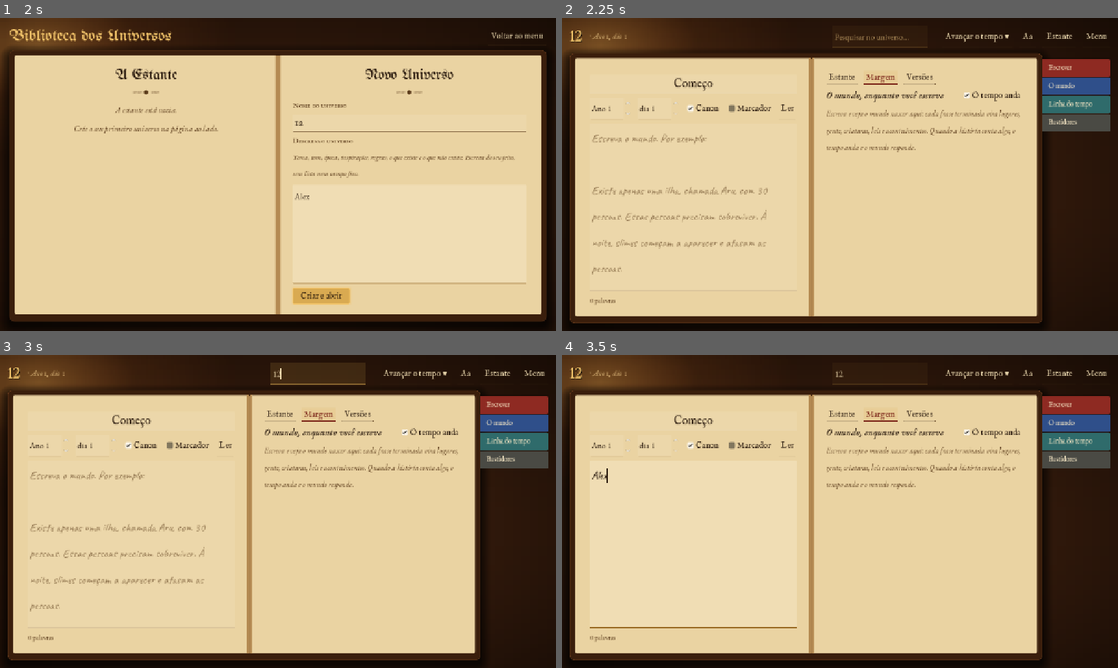
Above: before the commit, frames 1-4 (two rows, left to right).
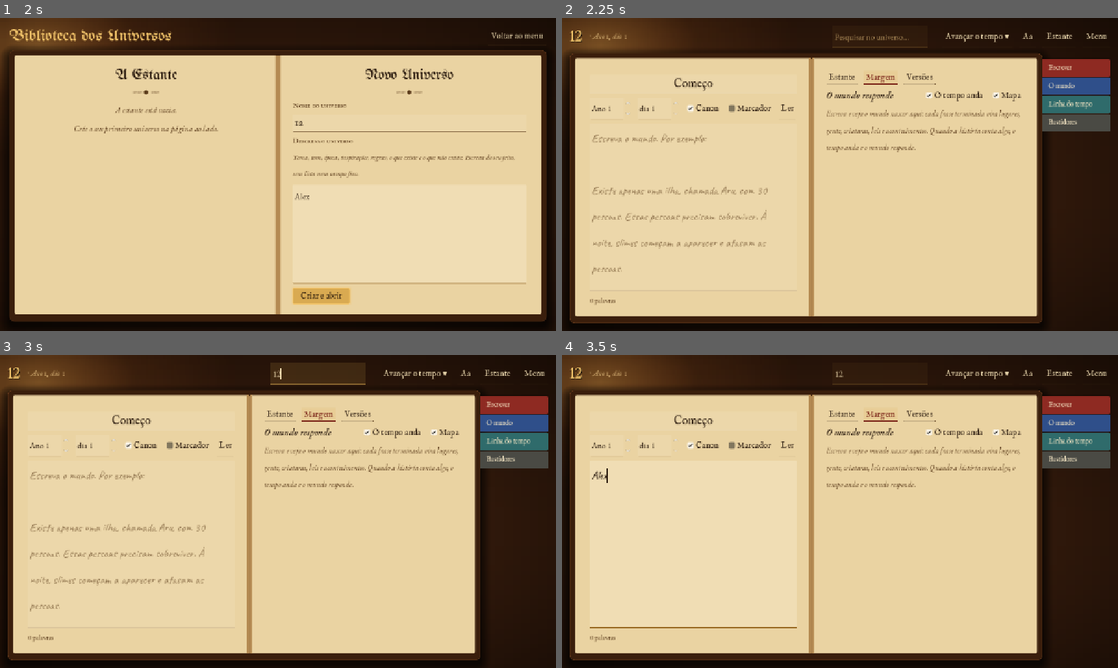
Above: after the commit, the same moments.

Repository: Generadevde/cronicas
Game: Godot game, scene res://ui/menu/menu.tscn
Two runs of this game, one before a commit and one after it. Both use one fixed random seed, a clock stepped at 60 frames per second and the inputs below.
Inputs (mouse positions are in pixels of both pictures, inside the frame that each line leads up to):
- Up to frame 1 (2 s): click (372, 108) at 0.52 s; click (411, 124) at 1.27 s; type "12" at 1.35 s; click (411, 233) at 1.5 s; type "Alex" at 1.58 s
- Up to frame 2 (2.25 s): click "Criar e abrir" at 2 s
- Up to frame 3 (3 s): click (316, 373) at 2.77 s; type "12" at 2.85 s
- Up to frame 4 (3.5 s): click (695, 542) at 3 s; type "Alex" at 3.08 s

Frame 1 is identical in both runs. In frame 2, 0.4% of the frame differs, in the area x 53-83%, y 23-27%; in frame 3, 0.4%; in frame 4, 0.4%.

Commit message:
O mapa acompanha a escrita
Lugares vão para onde a frase diz: direção (norte, sul, leste, oeste e
intermediárias), perto e longe, costa e praia, terreno (montanhas,
floresta, deserto) e dentro de uma cidade. Florestas e montanhas viram
manchas de terreno. Mapa pequeno na margem, redesenhado a cada frase, com
os alertas de cada lugar (criaturas que atacam, recursos acabando).

Criaturas e necessidades vão para onde está a gente (não para a caverna
recém-escrita); frases que o leitor entendeu não viram dúvida.

Co-Authored-By: Claude Opus 5.5 <noreply@anthropic.com>
Claude-Session: https://claude.ai/code/session_01F2c9wuKLYZi8FHWVv1H6Rc

Diff:
--- a/core/escrita/escrita.gd
+++ b/core/escrita/escrita.gd
@@ -103,6 +103,7 @@
 	if str(lido["foco"]) != "":
 		cap["foco"] = lido["foco"]
 	var itens: Array = lido["itens"]
+	var leitor_entendeu := not itens.is_empty()
 	# Ações de quem já existe (o Extrator lê o capítulo; as propostas desta frase valem).
 	cap["data"] = DataMundo.copiar(u.relogio)
 	Extrator.analisar(u, cid)
@@ -115,6 +116,11 @@
 		if fid != "":
 			acoes += 1
 			itens.append({"tipo": "acao", "texto": u.fatos.obter(fid)["descricao"], "id": fid, "proposta": p["id"]})
+	# O que o Leitor já entendeu não vira dúvida ("nas colinas" não é uma ação).
+	if leitor_entendeu:
+		for p in u.propostas.duplicate():
+			if p["capitulo"] == cid and p["status"] == "duvida" and chave(str(p.get("frase", ""))) == k:
+				u.riscar_proposta(p["id"])
 	var duvidas: Array = u.propostas.filter(func(p): return p["capitulo"] == cid and p["status"] == "duvida" and chave(str(p.get("frase", ""))) == k).map(func(p): return p["id"])
 	# O tempo: o que a frase disser; se ela conta algo (não só descreve o mundo), um dia.
 	var dias := int(lido["dias"])
--- a/core/escrita/leitor.gd
+++ b/core/escrita/leitor.gd
@@ -266,7 +266,18 @@
 	_anotar(u, raiz, "criados", eid)
 	# No mapa do mundo, com o terreno que a frase pede.
 	var sozinha := n.contains(" apenas ") or n.contains(" so existe ") or n.contains(" uma unica ") or n.contains(" no meio do oceano") or n.contains(" no meio do mar")
-	var pos := _posicao_livre(u, mundo, rng)
+	# Onde: a frase pode dizer ("ao norte de Aru", "perto de Brasa", "na costa", "nas montanhas").
+	var onde := onde_fica(u, original, n, mundo, nome, foco, rng)
+	var pos: Vector2i = onde["pos"]
+	if str(onde["pai"]) != mundo:
+		Mapa.colocar(u, eid, str(onde["pai"]), pos.x, pos.y, false)
+		if Mapa.PALAVRAS_TERRENO.has(palavra):
+			Mapa.pintar(u, str(onde["pai"]), pos.x, pos.y, Mapa.PALAVRAS_TERRENO[palavra])
+		var f0 := u.fatos.obter(raiz)
+		if not f0.is_empty():
+			f0["sujeitos"].append(eid)
+			f0["lugar"] = eid
+		return eid
 	if palavra in ["ilha", "ilhota", "arquipelago"]:
 		if sozinha:
 			for y in Mapa.LINHAS:
@@ -294,10 +305,20 @@
 				elif d <= borda + 1.2 and not sozinha:
 					Mapa.pintar(u, mundo, pos.x + dx, pos.y + dy, "agua")
 	elif Mapa.PALAVRAS_TERRENO.has(palavra):
-		Mapa.pintar(u, mundo, pos.x, pos.y, Mapa.PALAVRAS_TERRENO[palavra])
+		# Uma floresta, uma montanha, um deserto: uma mancha do terreno, não um ponto só.
+		var ter: String = Mapa.PALAVRAS_TERRENO[palavra]
+		var rui := FastNoiseLite.new()
+		rui.seed = hash(original)
+		rui.frequency = 0.3
+		for dy in range(-2, 3):
+			for dx in range(-3, 4):
+				if Vector2(dx * 0.7, dy).length() <= 1.8 + rui.get_noise_2d(pos.x + dx, pos.y + dy) and Mapa.terreno_em(u, mundo, clampi(pos.x + dx, 0, Mapa.COLS - 1), clampi(pos.y + dy, 0, Mapa.LINHAS - 1)) != "agua":
+					Mapa.pintar(u, mundo, pos.x + dx, pos.y + dy, ter)
+		Mapa.pintar(u, mundo, pos.x, pos.y, ter)
 	else:
+		# O chão de uma vila, de uma torre: só terreno de terra ("costa" e "rio" dizem onde, não pintam água).
 		for w in TextUtil.palavras(n):
-			if Mapa.PALAVRAS_TERRENO.has(w):
+			if Mapa.PALAVRAS_TERRENO.has(w) and Mapa.PALAVRAS_TERRENO[w] != "agua":
 				Mapa.pintar(u, mundo, pos.x, pos.y, Mapa.PALAVRAS_TERRENO[w])
 				break
 	Mapa.colocar(u, eid, mundo, pos.x, pos.y, false)
@@ -322,6 +343,131 @@
 			for x in Mapa.COLS:
 				Mapa.pintar(u, eid, x, y, "vazio")
 	return eid
+
+
+const DIRECOES := {"nordeste": Vector2i(1, -1), "noroeste": Vector2i(-1, -1), "sudeste": Vector2i(1, 1), "sudoeste": Vector2i(-1, 1),
+	"norte": Vector2i(0, -1), "sul": Vector2i(0, 1), "leste": Vector2i(1, 0), "oeste": Vector2i(-1, 0), "oriente": Vector2i(1, 0), "ocidente": Vector2i(-1, 0)}
+
+
+## Onde fica o que a frase cria: {pai, pos}.
+##   "ao norte de Aru", "a leste de Brasa" → do lado de lá, a uns 4 quadros;
+##   "perto de", "ao lado de", "junto a" → colado; "longe de" → bem longe;
+##   "na costa", "na praia", "no litoral" → terra encostada no mar;
+##   "nas montanhas", "na floresta", "no deserto" → num quadro desse terreno;
+##   "em Brasa", "dentro de Brasa" (uma cidade) → dentro dela, no mapa dela.
+static func onde_fica(u: Universo, original: String, n: String, mundo: String, nome_novo: String, foco: String, rng: RandomNumberGenerator) -> Dictionary:
+	var ref := ""
+	for m in Ligador.new(u).encontrar(original):
+		var x: String = m["entidade"]
+		if TextUtil.chave(u.entidade(x)["nome"]) == TextUtil.chave(nome_novo) or not Mapa.no_mapa(u, x) or Mapa.especie(u, x) in ["planeta", "cosmico"]:
+			continue
+		ref = x
+		break
+	# "na ilha", "da vila" sem nome: o lugar da cena.
+	if ref == "" and foco != "" and Mapa.no_mapa(u, foco):
+		for w in [" da ilha", " na ilha", " da vila", " na vila", " da cidade", " na cidade", " do vale", " no vale", " da aldeia", " na aldeia", " do reino", " no reino"]:
+			if n.contains(w):
+				ref = foco
+	var dir := Vector2i.ZERO
+	for d in DIRECOES:
+		if n.contains(" " + d):
+			dir = DIRECOES[d]
+			break
+	var dist := 4
+	if n.contains(" longe"):
+		dist = 9
+	elif n.contains(" perto") or n.contains(" ao lado") or n.contains(" junto") or n.contains(" vizinh") or n.contains(" encostad"):
+		dist = 2
+	var costa := n.contains(" costa") or n.contains(" praia") or n.contains(" litoral") or n.contains(" beira mar") or n.contains(" beira do mar") or n.contains(" orla")
+	var terreno := ""
+	for w in TextUtil.palavras(n):
+		if Mapa.PALAVRAS_TERRENO.has(w) and not w in ["mar", "costa", "praia", "baia", "rio", "lago", "lagoa"]:
+			terreno = Mapa.PALAVRAS_TERRENO[w]
+	var pai := mundo
+	var base := Vector2i(-1, -1)
+	if ref != "":
+		var dentro := Mapa.especie(u, ref) in ["povoado", "construcao"] and (n.contains(" em " + TextUtil.normalizar(u.entidade(ref)["nome"])) or n.contains(" dentro d"))
+		if dentro and dir == Vector2i.ZERO:
+			return {"pai": ref, "pos": _livre_perto(u, ref, Vector2i(Mapa.COLS / 2, Mapa.LINHAS / 2) + Vector2i(rng.randi() % 9 - 4, rng.randi() % 5 - 2))}
+		if dentro:
+			return {"pai": ref, "pos": _livre_perto(u, ref, Vector2i(Mapa.COLS / 2, Mapa.LINHAS / 2) + Vector2i(dir.x * 10, dir.y * 5))}
+		pai = Mapa.pai(u, ref)
+		var p := Mapa.posicao(u, ref)
+		base = Vector2i(int(p["x"]), int(p["y"]))
+		# Uma ilha (ou outro lugar grande desenhado no mapa): "em Aru" fica dentro da terra dela.
+		var grande := Mapa.especie(u, ref) in ["natural", "regiao"]
+		if dir == Vector2i.ZERO and not costa and terreno == "":
+			var off := Vector2i(rng.randi() % 5 - 2, rng.randi() % 3 - 1) if grande else Vector2i(dist * (1 if rng.randf() < 0.5 else -1), rng.randi() % 3 - 1)
+			return {"pai": pai, "pos": _livre_perto(u, pai, base + off, true)}
+		if dir != Vector2i.ZERO and not costa:
+			var d := dist
+			return {"pai": pai, "pos": _livre_perto(u, pai, base + Vector2i(dir.x * d * 2, dir.y * d), true)}
+	else:
+		var fp := Mapa.posicao(u, foco) if foco != "" else {}
+		if not fp.is_empty() and Mapa.pai(u, foco) == mundo:
+			base = Vector2i(int(fp["x"]), int(fp["y"]))
+	if costa:
+		var c := _costa(u, pai, base, dir)
+		if c.x >= 0:
+			return {"pai": pai, "pos": _livre_perto(u, pai, c)}
+	if terreno != "":
+		var cel := Mapa.celulas_livres(u, pai, [terreno])
+		if not cel.is_empty():
+			var alvo := base if base.x >= 0 else Vector2i(Mapa.COLS / 2, Mapa.LINHAS / 2)
+			if dir != Vector2i.ZERO:
+				alvo += Vector2i(dir.x * 12, dir.y * 6)
+			cel.sort_custom(func(a, b): return Vector2(a - alvo).length() < Vector2(b - alvo).length())
+			return {"pai": pai, "pos": cel[0]}
+	if base.x >= 0 and dir != Vector2i.ZERO:
+		return {"pai": pai, "pos": _livre_perto(u, pai, base + Vector2i(dir.x * dist * 2, dir.y * dist), true)}
+	return {"pai": pai, "pos": _posicao_livre(u, pai, rng)}
+
+
+## Terra encostada no mar, perto de 'base' e do lado de 'dir'.
+static func _costa(u: Universo, de: String, base: Vector2i, dir: Vector2i) -> Vector2i:
+	var g := Mapa.terreno(u, de)
+	var melhor := Vector2i(-1, -1)
+	var melhor_v := INF
+	var alvo := base if base.x >= 0 else Vector2i(Mapa.COLS / 2, Mapa.LINHAS / 2)
+	alvo += Vector2i(dir.x * 20, dir.y * 10)
+	for y in Mapa.LINHAS:
+		for x in Mapa.COLS:
+			if g[y][x] in ["agua", "vazio"]:
+				continue
+			var junto := false
+			for v in [Vector2i(1, 0), Vector2i(-1, 0), Vector2i(0, 1), Vector2i(0, -1)]:
+				var q: Variant = Vector2i(x, y) + v
+				if q.x >= 0 and q.y >= 0 and q.x < Mapa.COLS and q.y < Mapa.LINHAS and g[q.y][q.x] == "agua":
+					junto = true
+			if not junto:
+				continue
+			var d := Vector2(Vector2i(x, y) - alvo).length() + (0.0 if base.x < 0 else Vector2(Vector2i(x, y) - base).length() * 0.6)
+			if d < melhor_v:
+				melhor_v = d
+				melhor = Vector2i(x, y)
+	return melhor
+
+
+## O quadro livre mais perto de 'c' (sem ninguém em cima; em terra, se pedido).
+static func _livre_perto(u: Universo, de: String, c: Vector2i, terra: bool = false) -> Vector2i:
+	var ocupados := {}
+	for x in Mapa.filhos(u, de):
+		var p := Mapa.posicao(u, x)
+		ocupados[Vector2i(int(p.get("x", 0)), int(p.get("y", 0)))] = true
+	var g := Mapa.terreno(u, de)
+	var alvo := Vector2i(clampi(c.x, 1, Mapa.COLS - 2), clampi(c.y, 1, Mapa.LINHAS - 2))
+	for r in range(0, 12):
+		for dy in range(-r, r + 1):
+			for dx in range(-r, r + 1):
+				if maxi(absi(dx), absi(dy)) != r:
+					continue
+				var q := alvo + Vector2i(dx, dy)
+				if q.x < 0 or q.y < 0 or q.x >= Mapa.COLS or q.y >= Mapa.LINHAS or ocupados.has(q):
+					continue
+				if terra and g[q.y][q.x] in ["agua", "vazio"]:
+					continue
+				return q
+	return alvo
 
 
 static func _posicao_livre(u: Universo, mundo: String, rng: RandomNumberGenerator) -> Vector2i:
@@ -416,6 +562,29 @@
 	if qtd > individuos:
 		texto += " (%d com nome e história)" % individuos
 	return {"lugar": lugar, "texto": texto, "criados": criados}
+
+
+## Onde está a gente de quem a frase fala: o lugar da cena, se mora alguém ali; senão,
+## o lugar mais habitado por perto (a caverna recém-escrita não tem gente; a ilha tem).
+static func lugar_da_gente(u: Universo, foco: String) -> String:
+	if foco == "" or not Ameacas._pessoas(u, foco).is_empty():
+		return foco
+	# Primeiro os vizinhos no mesmo mapa (o mais habitado); depois quem está acima, se não for o mundo todo.
+	var cand: Array = []
+	var mapa := Mapa.pai(u, foco)
+	for x in Mapa.filhos(u, mapa):
+		var n := Ameacas._pessoas(u, x).size()
+		if n > 0 and x != foco:
+			cand.append([x, n])
+	if not cand.is_empty():
+		cand.sort_custom(func(a, b): return int(a[1]) > int(b[1]))
+		return cand[0][0]
+	for a in Mapa.ancestrais(u, foco):
+		if Mapa.especie(u, a) in ["planeta", "cosmico"]:
+			break
+		if not Ameacas._pessoas(u, a).is_empty():
+			return a
+	return foco
 
 
 # ---------------------------------------------------------------- criaturas
@@ -492,7 +661,9 @@
 			alvo = par[1]
 	if n.contains(" muitos ") or n.contains(" hordas ") or n.contains(" centenas ") or n.contains(" enxames "):
 		base = maxf(base, 15.0)
-	var lugar := foco if foco != "" else _lugar_citado(u, original)
+	var lugar := _lugar_citado(u, original)
+	if lugar == "" or Ameacas._pessoas(u, lugar).is_empty():
+		lugar = lugar_da_gente(u, foco if lugar == "" else lugar)
 	if lugar == "":
 		for e in u.entidades_ativas():
 			if Mapa.e_lugar(u, e["id"]) and not Ameacas._pessoas(u, e["id"]).is_empty():
@@ -531,7 +702,7 @@
 # ---------------------------------------------------------------- necessidades
 
 static func _ler_necessidade(u: Universo, n: String, raiz: String, foco: String) -> Array:
-	var lugar := foco
+	var lugar := lugar_da_gente(u, foco)
 	if lugar == "":
 		return []
 	var pedidos: Array = []  # [nome, reserva, fonte]
--- a/tests/test_escrita.gd
+++ b/tests/test_escrita.gd
@@ -158,3 +158,61 @@
 	Escrita.usar_sugestao(u, cid, "Naquela noite, o mar ficou calmo. Mira dormiu com a espada.")
 	igual(Escrita.processar(u, cid).size(), 0, "o texto do mundo não é relido")
 	igual(Escrita.cartoes(u, cid).size(), antes, "nada novo na margem")
+
+
+func _pos(u: Universo, nome: String) -> Vector2i:
+	var p := Mapa.posicao(u, _achar(u, nome))
+	return Vector2i(int(p.get("x", -1)), int(p.get("y", -1)))
+
+
+func test_o_mapa_acompanha_onde_a_frase_diz() -> void:
+	var m := _novo("Onde", 11)
+	var u: Universo = m["u"]
+	var cid: String = m["cap"]
+	_escrever(u, cid, "Existe uma cidade chamada Brasa.")
+	var brasa := _pos(u, "Brasa")
+	_escrever(u, cid, "Ao norte de Brasa existe uma torre chamada Vigia.")
+	verdadeiro(_pos(u, "Vigia").y < brasa.y, "a torre ficou ao norte (%s, Brasa %s)" % [_pos(u, "Vigia"), brasa])
+	igual(Mapa.pai(u, _achar(u, "Vigia")), Mapa.pai(u, _achar(u, "Brasa")), "no mesmo mapa")
+	_escrever(u, cid, "Longe de Brasa, a leste, existe uma vila chamada Orla.")
+	verdadeiro(_pos(u, "Orla").x - brasa.x >= 8, "a vila ficou longe, a leste (%s)" % _pos(u, "Orla"))
+	_escrever(u, cid, "Perto de Brasa existe uma aldeia chamada Cinza.")
+	verdadeiro(Vector2(_pos(u, "Cinza") - brasa).length() <= 5.0, "a aldeia ficou perto (%s)" % _pos(u, "Cinza"))
+	_escrever(u, cid, "Existe uma torre em Brasa chamada Sino.")
+	igual(Mapa.pai(u, _achar(u, "Sino")), _achar(u, "Brasa"), "a torre ficou dentro da cidade (no mapa dela)")
+	var mundo := Mapa.pai(u, _achar(u, "Brasa"))
+	if not Mapa.celulas_livres(u, mundo, ["montanha"]).is_empty():
+		_escrever(u, cid, "Nas montanhas existe uma mina chamada Funda.")
+		var p := _pos(u, "Funda")
+		igual(Mapa.terreno_em(u, mundo, p.x, p.y), "montanha", "a mina ficou nas montanhas")
+
+
+func test_a_vila_na_costa_da_ilha() -> void:
+	var m := _novo("Costa", 12)
+	var u: Universo = m["u"]
+	var cid: String = m["cap"]
+	_escrever(u, cid, "Existe apenas uma ilha, chamada Aru, com 10 pessoas.")
+	_escrever(u, cid, "Na costa norte da ilha existe uma vila chamada Porto.")
+	var mundo := Mapa.pai(u, _achar(u, "Aru"))
+	var p := _pos(u, "Porto")
+	verdadeiro(p.y <= _pos(u, "Aru").y, "a vila ficou ao norte da ilha (%s, Aru %s)" % [p, _pos(u, "Aru")])
+	falso(Mapa.terreno_em(u, mundo, p.x, p.y) == "agua", "em terra")
+	var junto_do_mar := false
+	for v in [Vector2i(1, 0), Vector2i(-1, 0), Vector2i(0, 1), Vector2i(0, -1)]:
+		var q: Vector2i = p + v
+		if Mapa.terreno_em(u, mundo, q.x, q.y) == "agua":
+			junto_do_mar = true
+	verdadeiro(junto_do_mar, "encostada no mar")
+
+
+func test_criaturas_vao_onde_esta_a_gente() -> void:
+	var m := _novo("Gente", 13)
+	var u: Universo = m["u"]
+	var cid: String = m["cap"]
+	_escrever(u, cid, "Existe apenas uma ilha, chamada Aru, com 20 pessoas.")
+	_escrever(u, cid, "Ao sul de Aru, nas colinas, existe uma caverna chamada Boca Funda.")
+	var c := _escrever(u, cid, "Essas pessoas precisam sobreviver. À noite, slimes começam a aparecer e atacam as pessoas.")
+	var slime := _achar(u, "Slime")
+	igual(str(Ameacas.dados(u, slime).get("lugar", "")), _achar(u, "Aru"), "os slimes atacam Aru, onde a gente está (não a caverna vazia)")
+	verdadeiro(Recursos.de(u, _achar(u, "Aru")).has("comida"), "a comida é contada em Aru")
+	falso(u.propostas.any(func(p): return p["capitulo"] == cid and p["status"] == "duvida"), "nenhuma dúvida sobre frases que o leitor entendeu")
--- a/ui/book/aba_escrever.gd
+++ b/ui/book/aba_escrever.gd
@@ -405,8 +405,10 @@
 		_conteudo_dir.add_child(Tema.rotulo("Abra um capítulo para ver a margem.", 18, Tema.italico(), Tema.TINTA_SUAVE))
 		return
 	var topo := HBoxContainer.new()
-	var titulo := Tema.rotulo("O mundo, enquanto você escreve", 24, Tema.F_FELL_IT)
+	var titulo := Tema.rotulo("O mundo responde", 24, Tema.F_FELL_IT)
 	titulo.size_flags_horizontal = Control.SIZE_EXPAND_FILL
+	titulo.clip_text = true
+	titulo.text_overrun_behavior = TextServer.OVERRUN_TRIM_ELLIPSIS
 	topo.add_child(titulo)
 	var tempo := CheckBox.new()
 	tempo.text = "O tempo anda"
@@ -416,7 +418,33 @@
 		u.extras["escrita_sem_tempo"] = not v
 		u.marcar_mudanca())
 	topo.add_child(tempo)
+	var ver_mapa := CheckBox.new()
+	ver_mapa.text = "Mapa"
+	ver_mapa.tooltip_text = "Mostrar o mapa de onde a história está (ele se redesenha a cada frase)"
+	ver_mapa.button_pressed = not u.extras.get("escrita_sem_mapa", false)
+	ver_mapa.toggled.connect(func(v: bool):
+		u.extras["escrita_sem_mapa"] = not v
+		_trocar_modo("margem"))
+	topo.add_child(ver_mapa)
 	_conteudo_dir.add_child(topo)
+	# O mapa de onde a história está: se redesenha a cada frase.
+	var foco := str(cap.get("foco", ""))
+	if ver_mapa.button_pressed and foco != "" and u.entidades.has(foco) and Mapa.no_mapa(u, foco):
+		var de := Mapa.pai(u, foco)
+		if de == "" or Mapa.especie(u, foco) == "planeta":
+			de = foco
+		var mt := MapaTexto.new()
+		mt.custom_minimum_size = Vector2(0, 210)
+		mt.size_flags_vertical = Control.SIZE_SHRINK_BEGIN
+		mt.selecionado = foco
+		mt.mostrar(u, de)
+		mt.celula_clicada.connect(func(_x: int, _y: int, eid: String):
+			if eid != "":
+				livro.navegar("ent:" + eid)
+			else:
+				livro.ir_para_aba("mapa", foco))
+		mt.tooltip_text = "Clique num lugar para abrir a página dele; no vazio, para abrir o mapa grande."
+		_conteudo_dir.add_child(mt)
 
 	var lista := VBoxContainer.new()
 	lista.add_theme_constant_override("separation", 14)
--- a/ui/book/mapa_texto.gd
+++ b/ui/book/mapa_texto.gd
@@ -169,6 +169,8 @@
 	_rotulos.append(Rect2(centro_rosa - Vector2(r + 6, r + 14), Vector2(r * 2 + 12, r * 2 + 20)))
 	_rotulos.append(Rect2(Vector2(10, size.y - 30), Vector2(c.x * 8 + 170, 26)))
 	_lugares(c, cosmos)
+	if mostrar_eventos and not cosmos:
+		_alertas(c)
 	if voce.x >= 0:
 		var pv := Vector2((voce.x + 0.5) * c.x, (voce.y + 0.5) * c.y)
 		draw_arc(pv, c.y * 0.9, 0, TAU, 28, Color("#7A2418"), 2.2)
@@ -196,6 +198,41 @@
 			k2 += 1
 	_rosa_dos_ventos(centro_rosa, r, tinta)
 	_escala(c, tinta)
+
+
+## O que está acontecendo em cada lugar, escrito embaixo do nome: criaturas que
+## atacam, fome, falta de ar. O mapa acompanha a história sozinho.
+func _alertas(c: Vector2) -> void:
+	var por_lugar := {}
+	for esp in Ameacas.todas(u):
+		var a := Ameacas.dados(u, esp)
+		if a.get("ativa", false):
+			var l := str(a.get("lugar", ""))
+			if not por_lugar.has(l):
+				por_lugar[l] = []
+			por_lugar[l].append("⚔ " + str(a.get("plural", u.entidade(esp)["nome"])))
+	for l in Recursos.lugares(u):
+		for nome in Recursos.de(u, l):
+			var al := str(Recursos.de(u, l)[nome].get("alerta", ""))
+			if al != "":
+				if not por_lugar.has(l):
+					por_lugar[l] = []
+				por_lugar[l].append(("sem " if al == "acabou" else "pouca ") + Recursos._palavra(nome).split(" ")[1])
+	for l in por_lugar:
+		if not u.entidades.has(l) or Mapa.pai(u, l) != lugar:
+			continue
+		var pos := Mapa.posicao(u, l)
+		if not nevoa.is_empty() and not nevoa.has(Vector2i(int(pos["x"]), int(pos["y"]))):
+			continue
+		var centro := Vector2((int(pos["x"]) + 0.5) * c.x, (int(pos["y"]) + 0.5) * c.y)
+		var t := " · ".join(por_lugar[l])
+		var fs := 14
+		var w := Tema.F_FELL_IT.get_string_size(t, HORIZONTAL_ALIGNMENT_LEFT, -1, fs).x
+		var r := Rect2(centro + Vector2(-w / 2.0 - 4, c.y * 0.55), Vector2(w + 8, fs + 6))
+		draw_rect(r, Color("#EBD6A8", 0.9))
+		draw_rect(r, Color("#8A2A10", 0.7), false, 1.0)
+		_texto(Tema.F_FELL_IT, r.grow_individual(-4, -2, 0, 0), t, fs, Color("#8A2A10"))
+		_rotulos.append(r)
 
 
 ## O que o personagem não conhece fica coberto, como papel em branco com hachuras.
